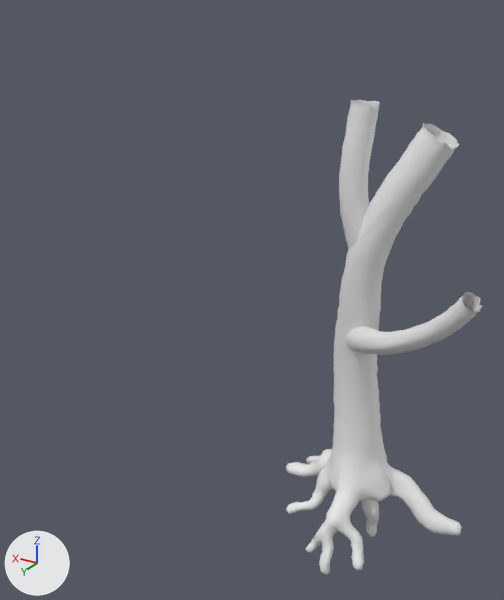
The FBX model Team1_GraduationGame/Assets/3D/Models/Wood/twistedTree01/twistedTree01.fbx, before and after one commit.
Before and after are seen from a 50 mm camera at (-9.9, 104.9, 45.3) aimed at (22.2, 51.3, 18.5). Lighting does not change. The marker at lower left points along +X, +Y and +Z. Where no turn or scale is listed for an object, it has been applied to the vertices.

In view in the first picture: 'twistedTree01'.
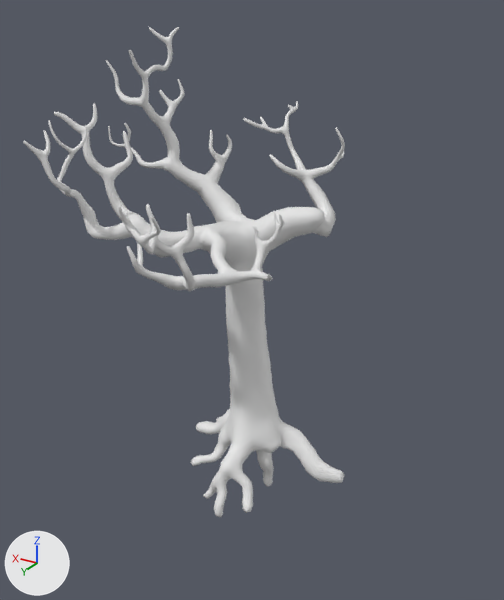
Edits to the bpy script that builds the scene:
```text
Change me_twistedtree01_mesh:
    used by ob_twistedtree01; location = (10.6, 49.0, 0.0)
    remove me_twistedtree01_mesh.from_pydata(...)  # 5106 vertices, 5043 faces; spans x -11.1..9.5, y -5.6..9.1, z -6.4..37.8
    add me_twistedtree01_mesh.from_pydata(...)  # 5599 vertices, 5948 faces; spans x -10.1..16.1, y -17.4..22.5, z -6.4..42.9
    me_twistedtree01_mesh part 1: the loose piece of 686 vertices spanning x -11.1..2.2, y -0.9..9.1, z 15.0..25.9 is deleted
    me_twistedtree01_mesh part 2: the loose piece of 686 vertices spanning x -0.7..3.6, y -0.7..2.4, z 24.2..37.8 is deleted
    me_twistedtree01_mesh part 3: 51 vertices moved from x -0.9..3.3, y -1.7..2.1, z 18.5..23.6 to x -0.9..3.4, y -1.8..2.1, z 18.4..23.6; 645 vertices removed from x -6.0..3.1, y -1.6..2.6, z 19.9..36.3; 2510 vertices added at x -8.1..16.1, y -17.4..22.5, z 19.3..42.9
Change ob_twistedtree01:
    ob_twistedtree01.location: (10.6, 49.0, 0.0) -> (24.0, 47.4, 0.0)
```

Changed parts and their boxes [x1, y1, x2, y2] in the pictures (504 x 600 px):
'twistedTree01', reshaped, moved (64% wider): before [286, 100, 482, 575]; after [23, 27, 345, 517]
part 1 of me_twistedtree01_mesh, deleted: before [345, 292, 482, 355]
part 2 of me_twistedtree01_mesh, deleted: before [339, 100, 380, 250]
part 3 of me_twistedtree01_mesh, built on: before [338, 123, 459, 328]; after [23, 27, 345, 294]
